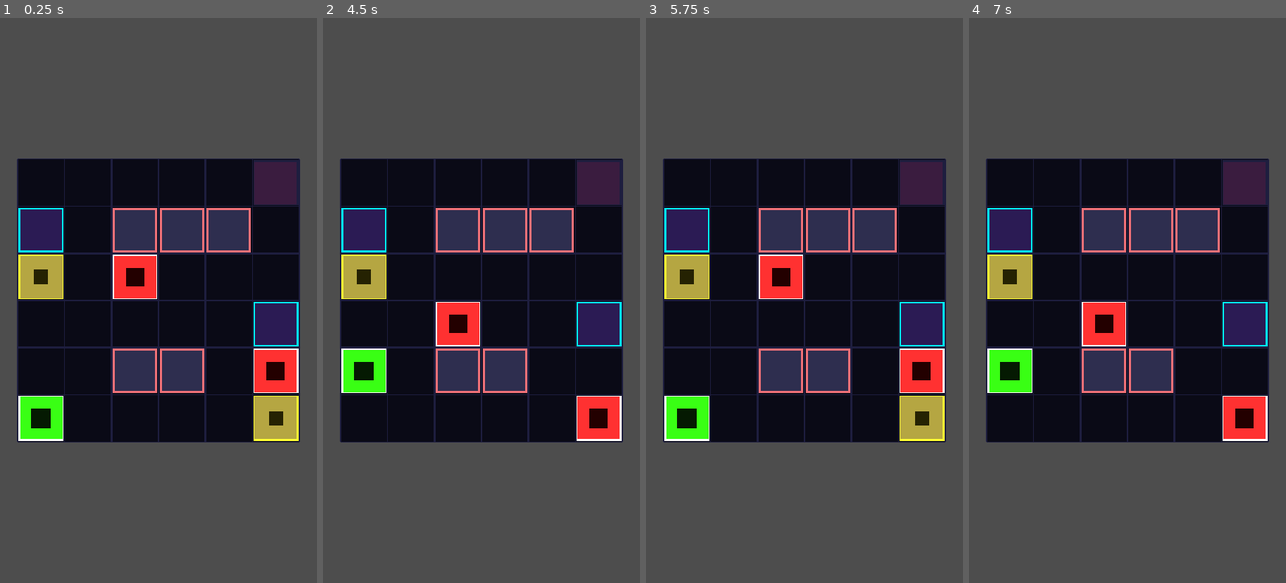
Above: before the commit, frames 1-4 (left to right).
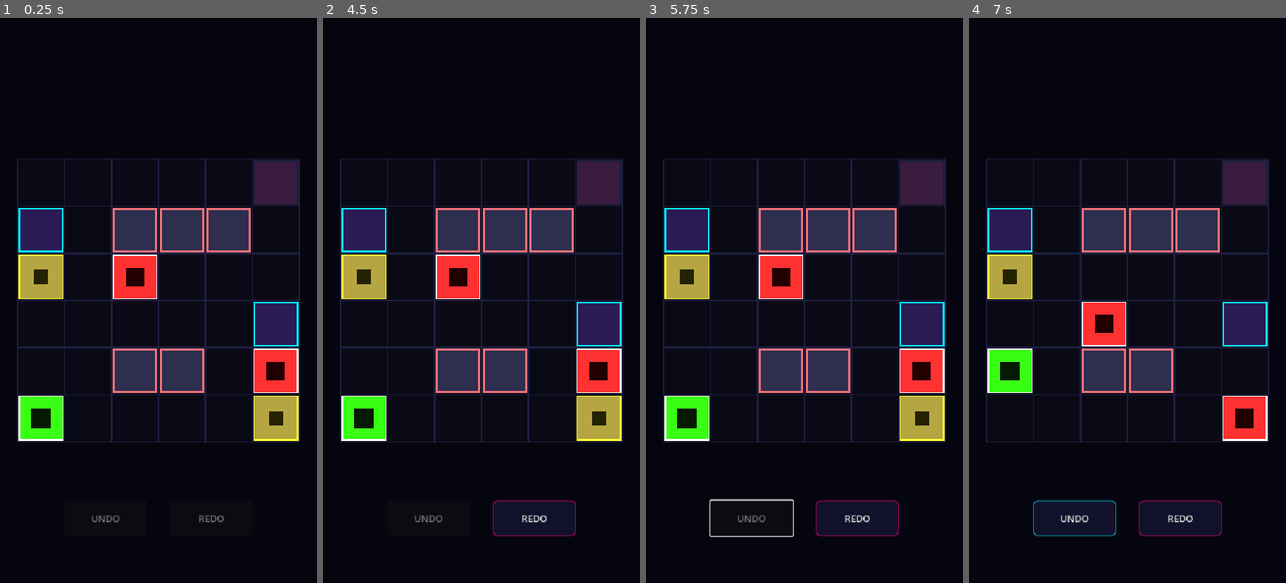
Above: after the commit, the same moments.

Repository: Kartikesh07/grid-walker
Game: Godot game, scene res://main.tscn
Two runs of this game, one before a commit and one after it. Both use one fixed random seed, a clock stepped at 60 frames per second and the inputs below.
Inputs (mouse positions are in pixels of both pictures, inside the frame that each line leads up to):
- Up to frame 1 (0.25 s): no input
- Up to frame 2 (4.5 s): tap Enter at 0.5, 2.75 s; move the mouse to (551, 272) at 0.52 s; hold Right (ui_right) 0.53-1.25 s; tap Z at 0.6, 2.85 s; click (551, 272) at 0.67 s; click (535, 520) at 1.25 s, where only the run after the commit has a clickable "REDO"; tap Space at 2, 3.5 s; drag from (418, 328) to (465, 413) at 2.02 s; move the mouse to (513, 176) at 2.77 s; hold Right (ui_right) 2.78-3.5 s; drag from (465, 413) to (386, 215) at 3.52 s; click (427, 520) at 4.25 s, where only the run after the commit has a clickable "UNDO"
- Up to frame 3 (5.75 s): tap Enter at 5 s; move the mouse to (899, 385) at 5.02 s; hold Left (ui_left) from 5.03 s (still down); tap Z at 5.1 s
- Up to frame 4 (7 s): release Left (ui_left) at 5.75 s; tap Space at 5.75 s; drag from (1032, 215) to (1079, 159) at 5.77 s; move the mouse to (1143, 300) at 6.52 s; hold Down (ui_down) from 6.53 s (still down); tap Z at 6.6 s; click (1143, 300) at 6.67 s

The runs differ from the first frame. In frame 1, 55% of the frame differs, in the area x 0-100%, y 0-100%; in frame 2, 61%; in frame 3, 55%; in frame 4, 55%.

Commit message:
feat: implement persistent bottom HUD Undo and Redo buttons for mobile devices

Diff:
--- a/main.tscn
+++ b/main.tscn
@@ -39,6 +39,54 @@
 corner_radius_top_right = 4
 corner_radius_bottom_right = 4
 corner_radius_bottom_left = 4
+
+[sub_resource type="StyleBoxFlat" id="StyleBoxFlat_arwa0"]
+bg_color = Color(0.06666667, 0.06666667, 0.16862746, 1)
+border_width_left = 1
+border_width_top = 1
+border_width_right = 1
+border_width_bottom = 1
+border_color = Color(0, 0.9411765, 1, 1)
+corner_radius_top_left = 6
+corner_radius_top_right = 6
+corner_radius_bottom_right = 6
+corner_radius_bottom_left = 6
+
+[sub_resource type="StyleBoxFlat" id="StyleBoxFlat_j3rxf"]
+bg_color = Color(0.12941177, 0.12941177, 0.29411766, 1)
+border_width_left = 1
+border_width_top = 1
+border_width_right = 1
+border_width_bottom = 1
+border_color = Color(0, 0.9411765, 1, 1)
+corner_radius_top_left = 6
+corner_radius_top_right = 6
+corner_radius_bottom_right = 6
+corner_radius_bottom_left = 6
+
+[sub_resource type="StyleBoxFlat" id="StyleBoxFlat_m2f1d"]
+bg_color = Color(0.06666667, 0.06666667, 0.16862746, 1)
+border_width_left = 1
+border_width_top = 1
+border_width_right = 1
+border_width_bottom = 1
+border_color = Color(1, 0, 0.49803922, 1)
+corner_radius_top_left = 6
+corner_radius_top_right = 6
+corner_radius_bottom_right = 6
+corner_radius_bottom_left = 6
+
+[sub_resource type="StyleBoxFlat" id="StyleBoxFlat_4pl41"]
+bg_color = Color(0.12941177, 0.12941177, 0.29411766, 1)
+border_width_left = 1
+border_width_top = 1
+border_width_right = 1
+border_width_bottom = 1
+border_color = Color(1, 0, 0.49803922, 1)
+corner_radius_top_left = 6
+corner_radius_top_right = 6
+corner_radius_bottom_right = 6
+corner_radius_bottom_left = 6
 
 [node name="Main" type="Node2D" unique_id=1907273590]
 script = ExtResource("1_0xm2m")
@@ -95,3 +143,33 @@
 theme_override_styles/normal = SubResource("StyleBoxFlat_mktl6")
 theme_override_styles/hover = SubResource("StyleBoxFlat_j7f80")
 text = "UNDO MOVE"
+
+[node name="ControlButtons" type="HBoxContainer" parent="HUD" unique_id=589366216]
+anchors_preset = 7
+anchor_left = 0.5
+anchor_top = 1.0
+anchor_right = 0.5
+anchor_bottom = 1.0
+offset_left = -160.0
+offset_top = -140.0
+offset_right = 160.0
+offset_bottom = -80.0
+grow_horizontal = 2
+grow_vertical = 0
+theme_override_constants/separation = 40
+
+[node name="UndoHUDButton" type="Button" parent="HUD/ControlButtons" unique_id=1041102169]
+custom_minimum_size = Vector2(0, 50)
+layout_mode = 2
+size_flags_horizontal = 3
+theme_override_styles/normal = SubResource("StyleBoxFlat_arwa0")
+theme_override_styles/hover = SubResource("StyleBoxFlat_j3rxf")
+text = "UNDO"
+
+[node name="RedoHUDButton" type="Button" parent="HUD/ControlButtons" unique_id=476699915]
+custom_minimum_size = Vector2(0, 50)
+layout_mode = 2
+size_flags_horizontal = 3
+theme_override_styles/normal = SubResource("StyleBoxFlat_m2f1d")
+theme_override_styles/hover = SubResource("StyleBoxFlat_4pl41")
+text = "REDO"
--- a/project.godot
+++ b/project.godot
@@ -34,3 +34,4 @@
 rendering_device/driver.windows="d3d12"
 renderer/rendering_method="mobile"
 textures/vram_compression/import_etc2_astc=true
+environment/defaults/default_clear_color=Color(0.019607844, 0.019607844, 0.05882353, 1)
--- a/src/game_manager.gd
+++ b/src/game_manager.gd
@@ -33,6 +33,9 @@
 	hud.restart_requested.connect(_on_hud_restart)
 	hud.undo_requested.connect(_on_hud_undo)
 
+	# Initialize HUD button states
+	_update_hud_states()
+
 func _on_move_requested(direction: Vector2i) -> void:
 	# Capture the pre-move state and save it to the history stack
 	var state_before_move = model.serialize_state()
@@ -52,6 +55,9 @@
 		elif model.game_over:
 			print("BREACHED! Game Over!")
 			hud.show_breach()
+		else:
+			# Update buttons for normal play
+			_update_hud_states()
 
 func _on_undo_requested() -> void:
 	if history.can_undo():
@@ -63,6 +69,7 @@
 		model.deserialize_state(previous_state)
 		level_view.snap_to_state(model)
 		hud.hide_popup() # Hide popup since we've rewound to safety
+		_update_hud_states()
 		print("Undo executed. Player back at: ", model.admin_pos)
 	else:
 		print("Undo stack empty.")
@@ -84,6 +91,7 @@
 			hud.show_breach()
 		else:
 			hud.hide_popup()
+			_update_hud_states()
 
 		print("Redo executed. Player forward at: ", model.admin_pos)
 	else:
@@ -101,3 +109,8 @@
 	history.clear()
 	model.initialize(current_level_data)
 	level_view.setup(model)
+	_update_hud_states()
+
+# Refreshes the persistent HUD button states based on history availability
+func _update_hud_states() -> void:
+	hud.update_history_buttons(history.can_undo(), history.can_redo())
--- a/src/scenes/hud.gd
+++ b/src/scenes/hud.gd
@@ -2,11 +2,17 @@
 
 signal restart_requested()
 signal undo_requested()
+signal redo_requested()
 
+# Popup nodes
 @onready var popup: Panel = $GameEndPopup
 @onready var title_label: Label = $GameEndPopup/TitleLabel
 @onready var restart_button: Button = $GameEndPopup/RestartButton
 @onready var undo_button: Button = $GameEndPopup/UndoButton
+
+# Persistent HUD nodes
+@onready var undo_hud_button: Button = $ControlButtons/UndoHUDButton
+@onready var redo_hud_button: Button = $ControlButtons/RedoHUDButton
 
 # Color presets for popup borders
 const COLOR_VICTORY_BORDER = Color("39ff14") # Neon green
@@ -16,28 +22,43 @@
 	# Hide the popup by default on start
 	popup.hide()
 
-	# Connect buttons to emit custom HUD signals
+	# Connect popup buttons
 	restart_button.pressed.connect(func(): restart_requested.emit())
 	undo_button.pressed.connect(func(): undo_requested.emit())
+
+	# Connect persistent bottom HUD buttons
+	undo_hud_button.pressed.connect(func(): undo_requested.emit())
+	redo_hud_button.pressed.connect(func(): redo_requested.emit())
 
 func show_victory() -> void:
 	title_label.text = "SYSTEM CLEANSED"
 	set_popup_border_color(COLOR_VICTORY_BORDER)
 	popup.show()
+	update_history_buttons(false, false)
 
 func show_breach() -> void:
 	title_label.text = "SECURITY COMPROMISED"
 	set_popup_border_color(COLOR_BREACH_BORDER)
 	popup.show()
+	update_history_buttons(false, false)
 
 func hide_popup() -> void:
 	popup.hide()
+
+# Updates the button enabled/disabled states based on historical stack sizes
+func update_history_buttons(can_undo: bool, can_redo: bool) -> void:
+	if popup.visible:
+		# Lock background buttons if victory/loss overlay is shown
+		undo_hud_button.disabled = true
+		redo_hud_button.disabled = true
+	else:
+		undo_hud_button.disabled = not can_undo
+		redo_hud_button.disabled = not can_redo
 
 # Helper to dynamically update the border color of the panel's flat StyleBox
 func set_popup_border_color(color: Color) -> void:
 	var stylebox = popup.get_theme_stylebox("panel") as StyleBoxFlat
 	if stylebox:
-		# We duplicate the stylebox to prevent changing the resource globally
 		var dup_stylebox = stylebox.duplicate() as StyleBoxFlat
 		dup_stylebox.border_color = color
 		popup.add_theme_stylebox_override("panel", dup_stylebox)
